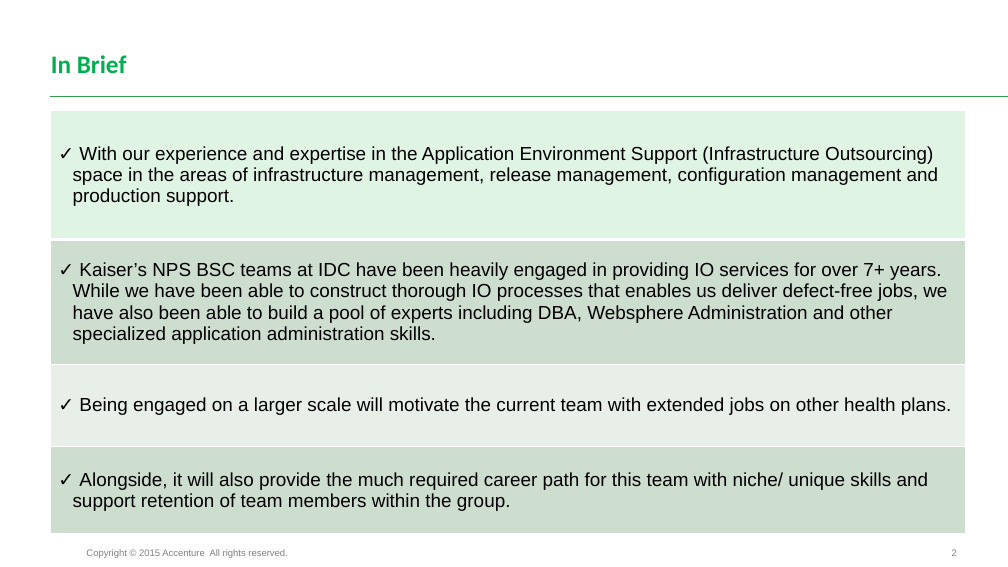
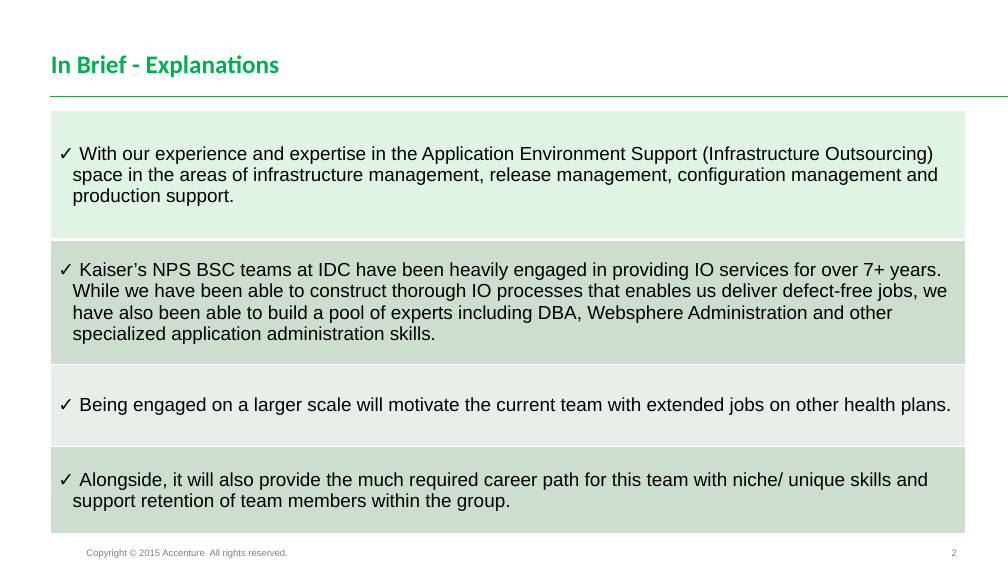
Before and after one commit to premkumartr/testrepo, a slide deck: slide 2 of Accenture responsibilities.pptx. Drawn at 1008x567 pixels with LibreOffice and Linux fonts; fonts in the diff are those of the drawing. Boxes give left, top, right and bottom in pixels: in the first picture for what was removed or moved away, otherwise in the second. Text is boxed around its words. In the diff, an @@ line names an element or a change of style, - is before the commit and + after.

```diff
--- a/Accenture responsibilities.pptx
+++ b/Accenture responsibilities.pptx
@@ title at <box>51,55,280,77</box>: text changed @@
-In Brief
+In Brief - Explanations
```
Also in this commit, not shown: 36 other files.
